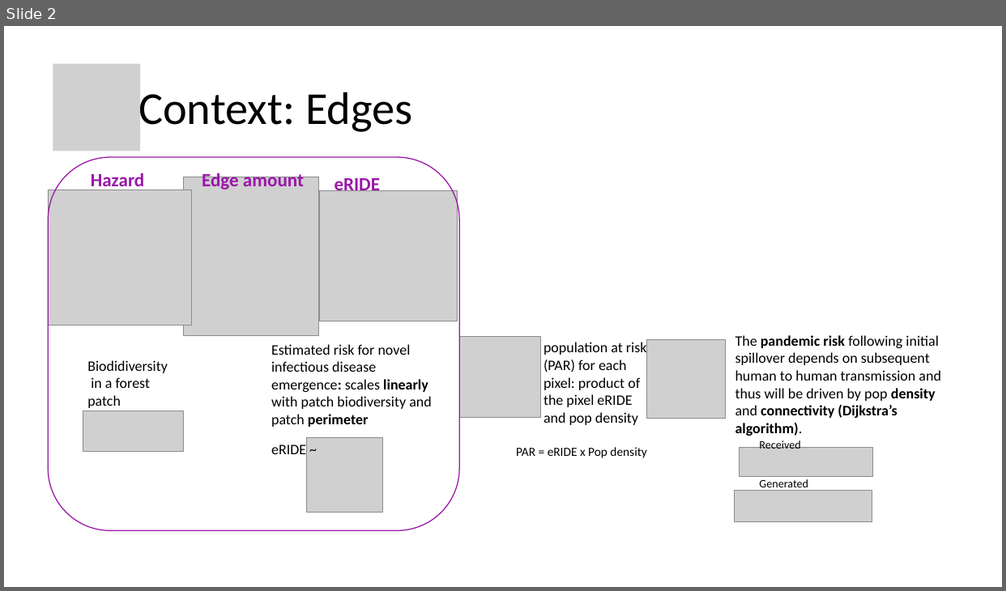
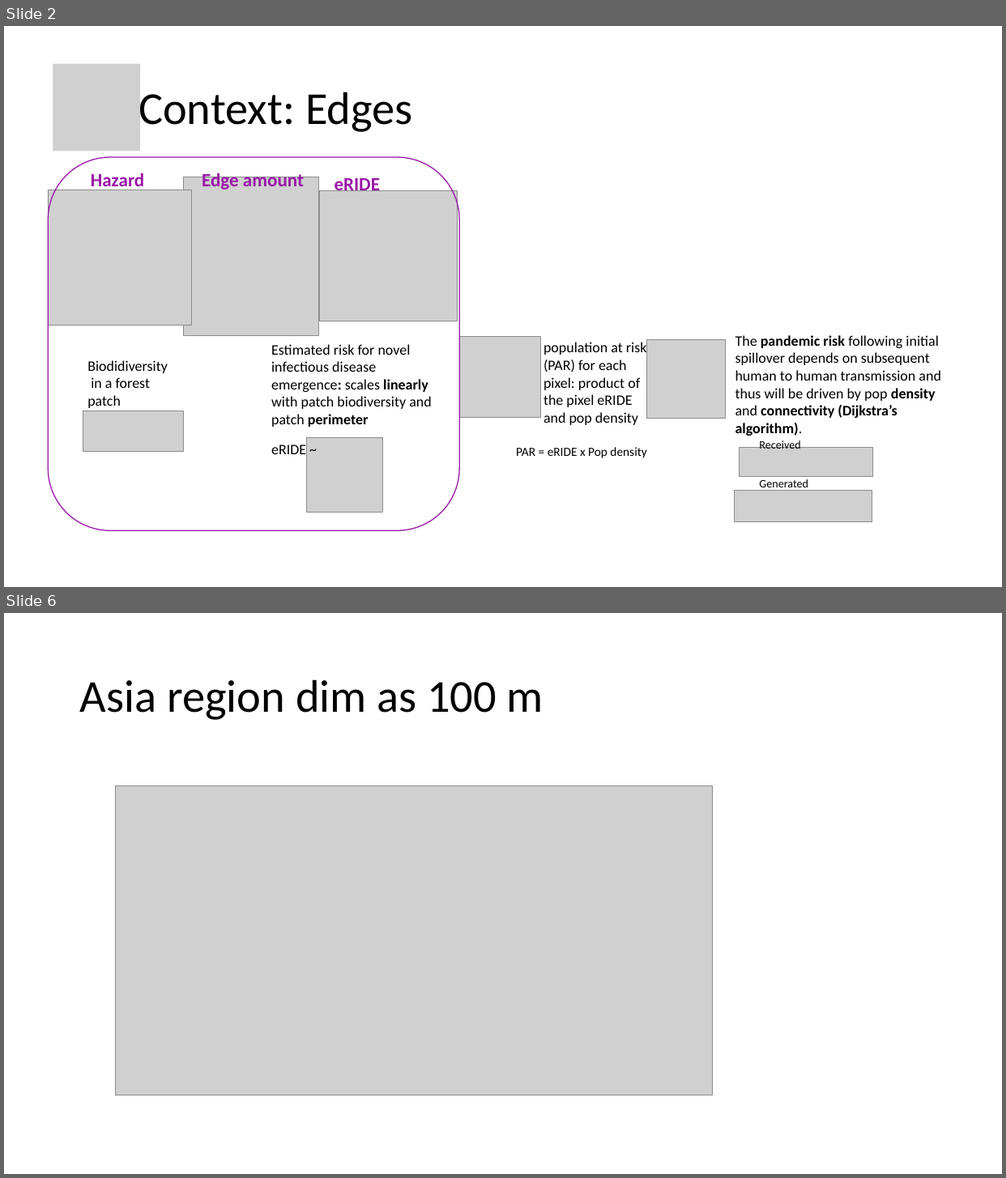
Before and after one commit to renatamuy/eride, a slide deck: workflow/eride_global_dev.pptx. Shown one above the other, each under a label of ours: slide 2 before the commit, slides 2 and 6 after it; the slides between them are not shown. The pictures are 1006x591 and 1006x1178 pixels, drawn with LibreOffice and Linux fonts; fonts in the diff are those of the drawing; grey boxes stand for pictures. Boxes give left, top, right and bottom in pixels: in the first picture for what was removed or moved away, otherwise in the second. Text is boxed around its words. In the diff, an @@ line names an element or a change of style, - is before the commit and + after.

```diff
--- a/workflow/eride_global_dev.pptx
+++ b/workflow/eride_global_dev.pptx
@@ slide 6 added at box(4, 613, 1002, 1174), background #FFFFFF @@
@@ title added at box(80, 679, 543, 720), 44 pt, text #000000 @@
+Asia region dim as 100 m
@@ picture added at box(116, 786, 713, 1096) @@
```
Also in this commit, not shown: 2 slides changed, 1 other slide added, 2 other files.
